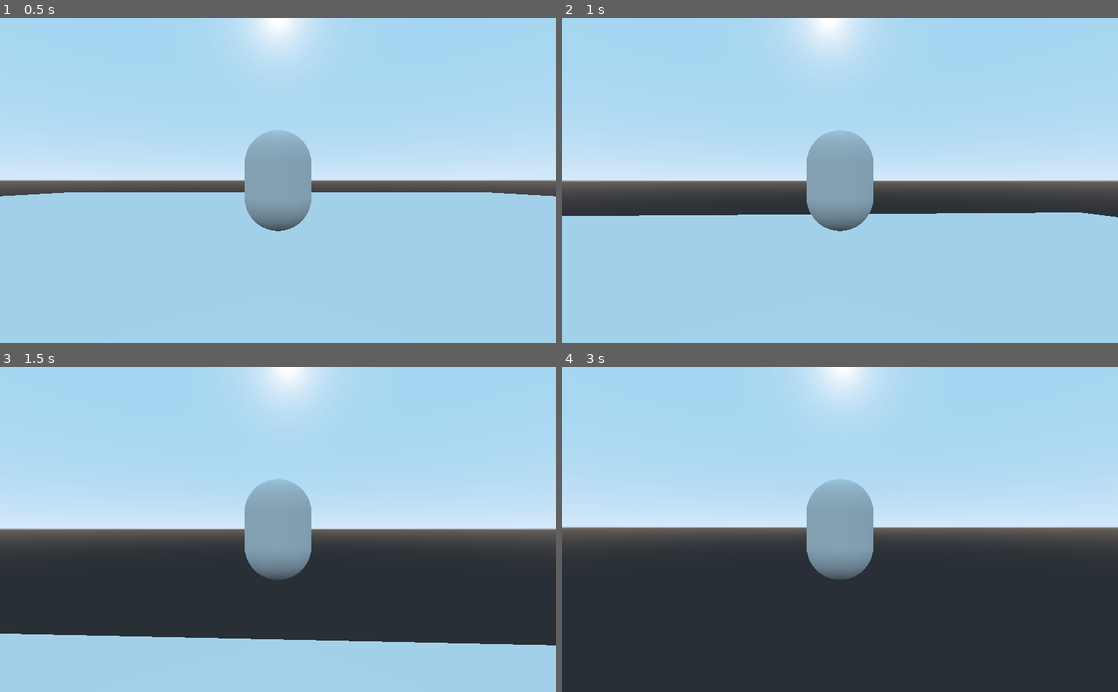
Above: before the commit, frames 1-4 (two rows, left to right).
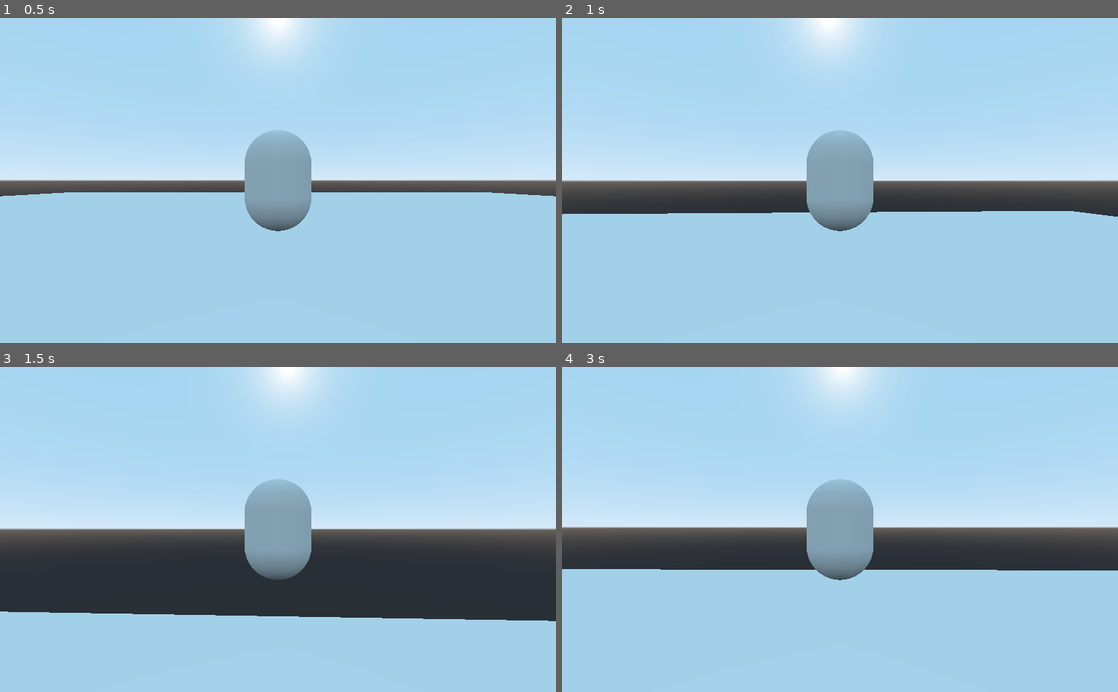
Above: after the commit, the same moments.

Repository: savenger/up-the-roots
Game: Godot game, scene res://src/player/test_level.tscn
Two runs of this game, one before a commit and one after it. Both use one fixed random seed, a clock stepped at 60 frames per second and the inputs below. This scene is started directly instead of the project's main scene.
Inputs (mouse positions are in pixels of both pictures, inside the frame that each line leads up to):
- Up to frame 1 (0.5 s): no input
- Up to frame 2 (1 s): tap Enter at 0.5 s; move the mouse to (867, 180) at 0.52 s; hold W (forward) from 0.53 s (still down); tap Q at 0.6 s; tap Space (jump) at 0.77 s
- Up to frame 3 (1.5 s): keep holding W (forward); move the mouse to (250, 529) at 1.27 s; tap E at 1.35 s
- Up to frame 4 (3 s): keep holding W (forward); tap Space (jump) at 1.52 s; move the mouse to (851, 523) at 2.02 s; tap Shift at 2.1 s; move the mouse to (834, 536) at 2.77 s; tap Alt at 2.85 s

Frame 1 is identical in both runs. In frame 2, 0.5% of the frame differs, in the area x 0-100%, y 59-62%; in frame 3, 7.1%; in frame 4, 37%, in the area x 0-100%, y 62-100%.

Commit message:
working controls

Diff:
--- a/src/player/player.gd
+++ b/src/player/player.gd
@@ -1,8 +1,6 @@
 extends KinematicBody
 
-export var acc := 5.0
-export var dec := 10.0
-export var max_speed := 40.0
+export var speed := 30.0
 export var jump_strength := 40.0
 export var gravity := 40.0
 
@@ -16,16 +14,8 @@
 	move_direction.x = Input.get_action_strength("right") - Input.get_action_strength("left")
 	move_direction.z = Input.get_action_strength("back") - Input.get_action_strength("forward")
 	move_direction = move_direction.rotated(Vector3.UP, _camera_joint.rotation.y).normalized()
-	if move_direction.x:
-		if abs(_velocity.x) < max_speed:
-			_velocity.x += move_direction.x * acc
-	else:
-		_velocity.x -= _velocity.x * delta
-	if move_direction.z:
-		if abs(_velocity.z) < max_speed:
-			_velocity.z += move_direction.z * acc
-	else:
-		_velocity.z -= _velocity.z * delta
+	_velocity.x = move_direction.x * speed
+	_velocity.z = move_direction.z * speed
 	_velocity.y -= gravity * delta
 	var just_landed := is_on_floor() and _snap_vector == Vector3.ZERO
 	var is_jumping := is_on_floor() and Input.is_action_just_pressed("jump")
